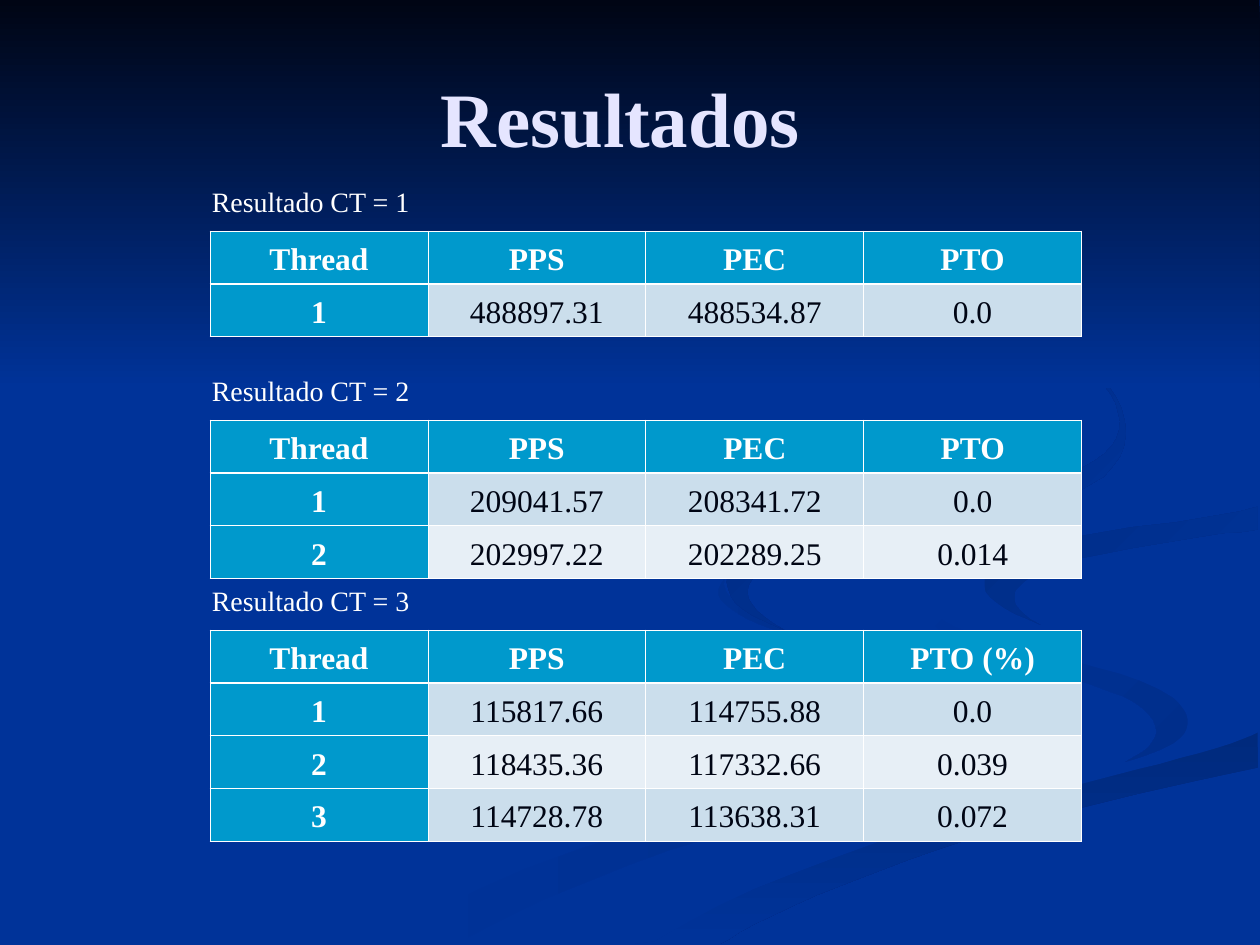
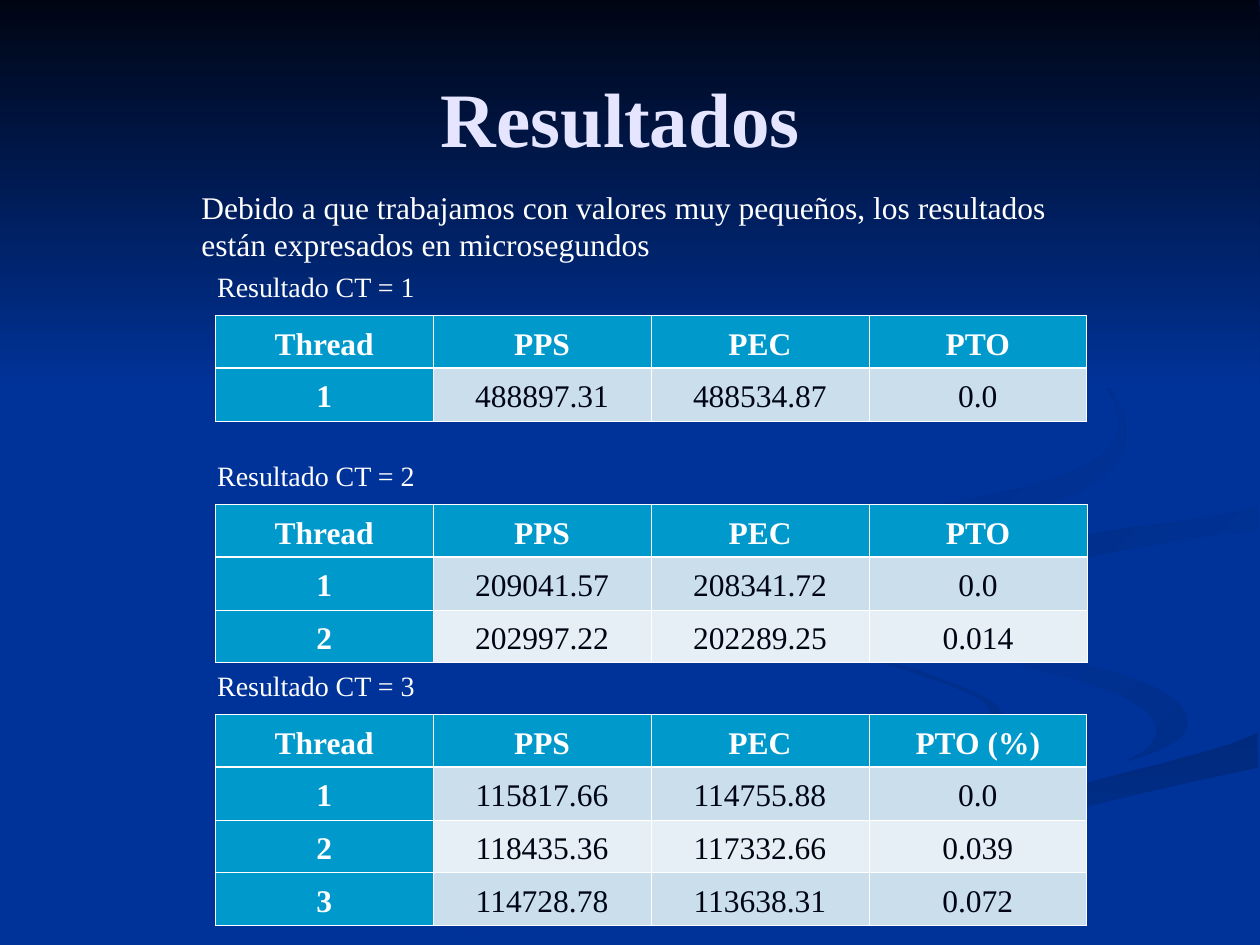
Before and after one commit to tomasdepi/simulacion-AnalizadorPaquetes, a slide deck: slide 9 of Presentacion.ppt. Drawn at 1260x945 pixels with LibreOffice and Linux fonts; fonts in the diff are those of the drawing. Boxes give left, top, right and bottom in pixels: in the first picture for what was removed or moved away, otherwise in the second. Text is boxed around its words. In the diff, an @@ line names an element or a change of style, - is before the commit and + after.

```diff
--- a/Presentacion.ppt
+++ b/Presentacion.ppt
@@ text added at bbox=[201, 197, 1046, 263], 18 pt, text #FFFFFF @@
+Debido a que trabajamos con valores muy pequeños, los resultados están expresados en microsegundos
@@ 3 tables, 3 texts: place and size @@
-3 tables, 3 texts at bbox=[210, 192, 1082, 832]
+3 tables, 3 texts at bbox=[215, 277, 1087, 917]
```
Also in this commit, not shown: 2 other slides changed.
